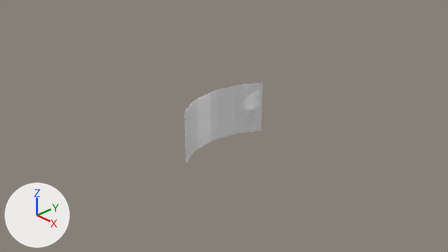
Renders of the Blender file vertex_animation_texture/Data/BlendFiles/flag.blend from each side of a commit.
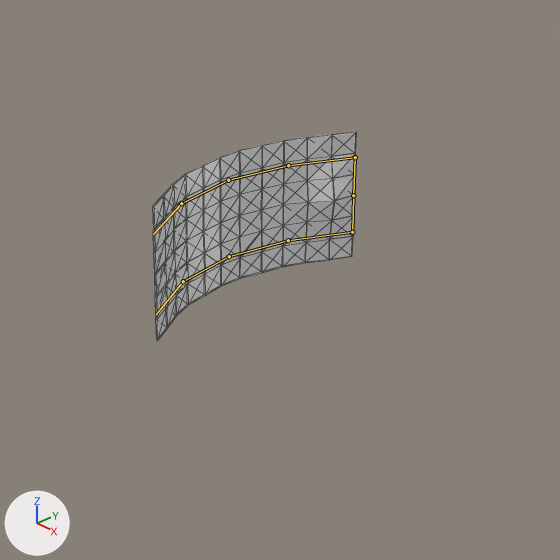
Each version appears first from the file's camera 'Camera', and next in a close-up on the part from 28% to 76% of the width and 13% to 98% of the height. The axes (+X, +Y, +Z) are drawn at lower left. The lights are the same throughout. Both versions are drawn at frame 25 of the action 'ArmatureAction'; the numbers are the values there. The bones that bend it are drawn over the model as lines in the close-ups. The close-ups show mesh edges as thin lines.
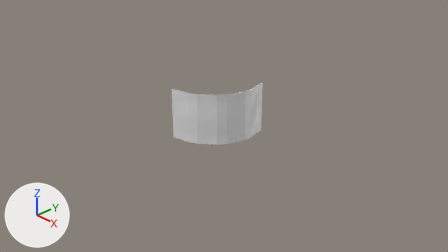
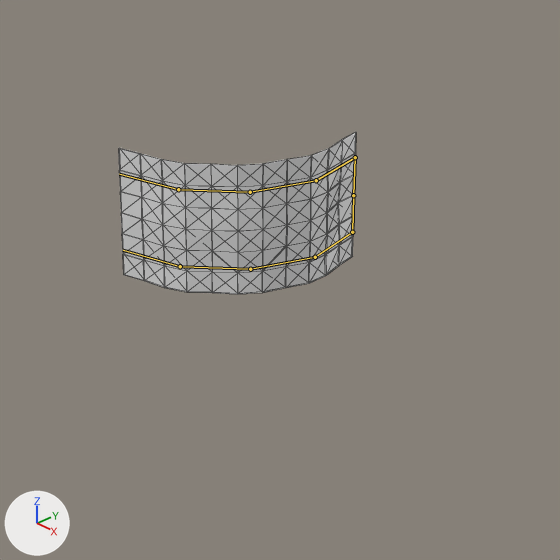
Pixel boxes [x1, y1, x2, y2] of what changed, in the close-ups (560 x 560 px):
'Cube', posed (17% wider, 22% shorter)
    before: [152, 132, 356, 341]
    after: [118, 132, 356, 294]
bone 'Bone.002', root to tip
    before: (355, 157) to (288, 165)
    after: (355, 157) to (316, 180)
bone 'Bone.004', root to tip
    before: (288, 165) to (228, 180)
    after: (316, 180) to (250, 192)
bone 'Bone.006', root to tip
    before: (228, 180) to (181, 203)
    after: (250, 192) to (178, 189)
bone 'Bone.008', root to tip
    before: (181, 203) to (153, 234)
    after: (178, 189) to (119, 174)
bone 'Bone.003', root to tip
    before: (352, 232) to (288, 240)
    after: (352, 232) to (315, 257)
bone 'Bone.005', root to tip
    before: (288, 240) to (229, 256)
    after: (315, 257) to (250, 269)
bone 'Bone.007', root to tip
    before: (229, 256) to (183, 281)
    after: (250, 269) to (180, 266)
bone 'Bone.009', root to tip
    before: (183, 281) to (156, 314)
    after: (180, 266) to (123, 250)

Edits to the bpy script that builds the scene:
```text
Change bone_bone_002:
    where bone_bone_002 = bpy.data.objects['Armature'].pose.bones['Bone.002']  # child of 'Bone'
    bone_bone_002.rotation_quaternion: (0.972, 0.0, 0.0, 0.235) -> (0.985, 0.0, 0.0, -0.094)  # degrees (0, 0, 27) -> degrees (0, 0, -11)
Change bone_bone_004:
    where bone_bone_004 = bpy.data.objects['Armature'].pose.bones['Bone.004']  # child of 'Bone.002'
    bone_bone_004.rotation_quaternion: (0.991, 0.0, 0.0, -0.131) -> (0.954, 0.0, 0.0, 0.272)  # degrees (0, 0, -15) -> degrees (0, 0, 32)
Change bone_bone_006:
    where bone_bone_006 = bpy.data.objects['Armature'].pose.bones['Bone.006']  # child of 'Bone.004'
    bone_bone_006.rotation_quaternion: (0.985, 0.0, 0.0, -0.174) -> (0.964, 0.0, 0.0, 0.231)  # degrees (0, 0, -20) -> degrees (0, 0, 27)
Change bone_bone_008:
    where bone_bone_008 = bpy.data.objects['Armature'].pose.bones['Bone.008']  # child of 'Bone.006'
    bone_bone_008.rotation_quaternion: (0.985, 0.0, 0.0, -0.174) -> (0.964, 0.0, 0.0, 0.231)  # degrees (0, 0, -20) -> degrees (0, 0, 27)
Change bone_bone_003:
    where bone_bone_003 = bpy.data.objects['Armature'].pose.bones['Bone.003']  # child of 'Bone.001'
    bone_bone_003.rotation_quaternion: (0.972, 0.0, 0.0, 0.235) -> (0.985, 0.0, 0.0, -0.094)  # degrees (0, 0, 27) -> degrees (0, 0, -11)
Change bone_bone_005:
    where bone_bone_005 = bpy.data.objects['Armature'].pose.bones['Bone.005']  # child of 'Bone.003'
    bone_bone_005.rotation_quaternion: (0.991, 0.0, 0.0, -0.131) -> (0.954, 0.0, 0.0, 0.272)  # degrees (0, 0, -15) -> degrees (0, 0, 32)
Change bone_bone_007:
    where bone_bone_007 = bpy.data.objects['Armature'].pose.bones['Bone.007']  # child of 'Bone.005'
    bone_bone_007.rotation_quaternion: (0.985, 0.0, 0.0, -0.174) -> (0.964, 0.0, 0.0, 0.231)  # degrees (0, 0, -20) -> degrees (0, 0, 27)
Change bone_bone_009:
    where bone_bone_009 = bpy.data.objects['Armature'].pose.bones['Bone.009']  # child of 'Bone.007'
    bone_bone_009.rotation_quaternion: (0.985, 0.0, 0.0, -0.174) -> (0.964, 0.0, 0.0, 0.231)  # degrees (0, 0, -20) -> degrees (0, 0, 27)
```
